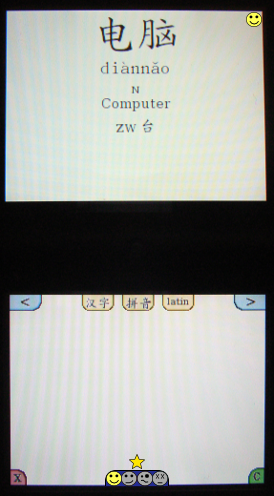
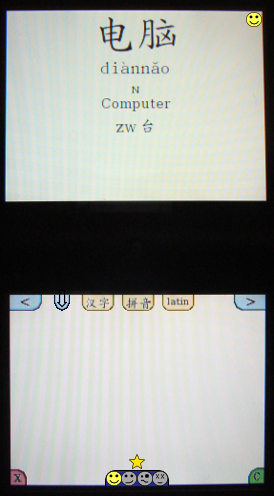
Layered file, before and after one edit (274 × 496). Changes by layer:
added layer "⇩" above "small_top_button.xcf - top_left_button_active.png" over [57, 289, 67, 308]
added layer "small_top_button.xcf - Hintergrund" above "Hintergrund" over [54, 295, 70, 311]
